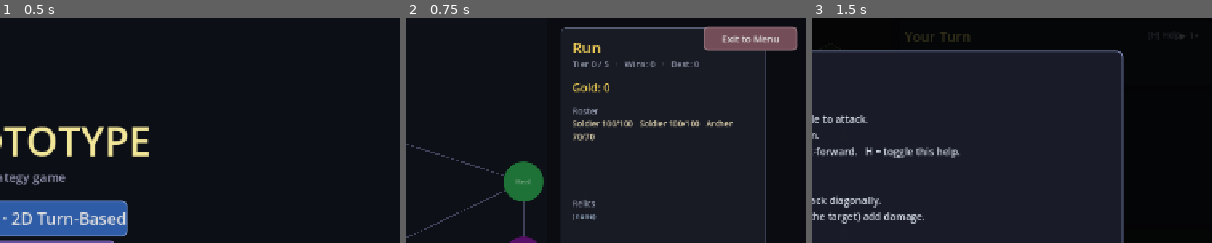
Above: before the commit, frames 1-3 (left to right).
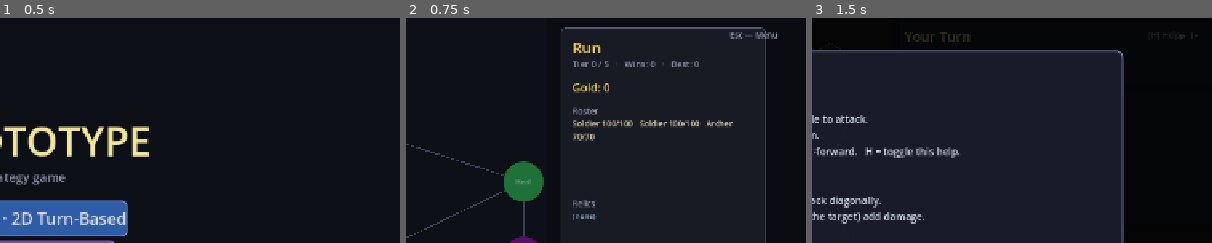
Above: after the commit, the same moments.

Repository: kabuumu/strategy-prototype
Game: Godot game, scene res://src/title/title.tscn
Two runs of this game, one before a commit and one after it. Both use one fixed random seed, a clock stepped at 60 frames per second and the inputs below.
Inputs:
- Up to frame 1 (0.5 s): no input
- Up to frame 2 (0.75 s): click "New Game · 2D Turn-Based" at 0.5 s
- Up to frame 3 (1.5 s): click "Battle" at 1.25 s
The pictures show only the part of the screen within x 49-99%, y 1-51%; the shares and areas given below are measured in that part.

Frame 1 is identical in both runs. In frame 2, 2.6% of the frame differs, in the area x 74-98%, y 3-15%; in frame 3, nothing differs.

Commit message:
Campaign: Esc opens a settings menu with Exit to Menu
Replaces the direct Esc-exits-to-title behavior with a pause/settings
overlay. Esc toggles a dimmed full-screen menu offering "Resume" and
"Exit to Main Menu"; the run is saved on exit so Continue resumes it.
Esc still closes an open shop/unit popup first. The map shows an
"Esc — Menu" hint instead of a standalone exit button.

Co-Authored-By: Claude Opus 4.8 <noreply@anthropic.com>

Diff:
--- a/src/level_select/level_select.gd
+++ b/src/level_select/level_select.gd
@@ -41,6 +41,7 @@
 var _depth_label: Label
 var _node_detail_label: Label
 var _popup: Control = null
+var _settings_overlay: Control = null
 var _shop_relic_offer: String = ""
 
 # Hover preview — built once, shown when the cursor enters a battle node so
@@ -58,9 +59,8 @@
 		GameManager.save_run()
 	else:
 		GameManager.clear_run()
-	# Exit to the main menu (the run is already saved above, so Continue resumes)
-	add_child(UITheme.button("Exit to Menu", Vector2(1108.0, 22.0), Vector2(150.0, 38.0),
-		Color(0.45, 0.30, 0.34), _on_exit_to_menu, 15))
+	# Small hint that Esc opens the menu
+	add_child(UITheme.label("Esc — Menu", 13, UITheme.TEXT_MUTED, Vector2(1150.0, 26.0), Vector2(110.0, 20.0)))
 	_refresh()
 
 func _on_exit_to_menu() -> void:
@@ -70,8 +70,35 @@
 
 func _unhandled_input(event: InputEvent) -> void:
 	if event is InputEventKey and event.pressed and not event.echo and event.keycode == KEY_ESCAPE:
-		if _popup == null:   # don't exit if a popup (shop/unit pick) is open
-			_on_exit_to_menu()
+		# Esc closes a shop/unit popup if open; otherwise toggles the settings menu
+		if _popup != null:
+			return
+		_toggle_settings_menu()
+
+# Pause/settings overlay opened with Esc.
+func _toggle_settings_menu() -> void:
+	if _settings_overlay != null:
+		_settings_overlay.queue_free()
+		_settings_overlay = null
+		return
+	var root := Control.new()
+	root.set_anchors_preset(Control.PRESET_FULL_RECT)
+	root.z_index = 200
+	var dim := ColorRect.new()
+	dim.color = Color(0.0, 0.0, 0.0, 0.6)
+	dim.set_anchors_preset(Control.PRESET_FULL_RECT)
+	dim.mouse_filter = Control.MOUSE_FILTER_STOP   # swallow clicks to the map
+	root.add_child(dim)
+	UITheme.panel(root, Vector2(490.0, 230.0), Vector2(300.0, 260.0))
+	root.add_child(UITheme.label("Menu", 26, UITheme.GOLD, Vector2(610.0, 250.0)))
+	root.add_child(UITheme.button("Resume", Vector2(520.0, 300.0), Vector2(240.0, 50.0),
+		Color(0.20, 0.45, 0.30), _toggle_settings_menu))
+	root.add_child(UITheme.button("Exit to Main Menu", Vector2(520.0, 360.0), Vector2(240.0, 50.0),
+		Color(0.45, 0.30, 0.34), _on_exit_to_menu))
+	root.add_child(UITheme.label("Your run is saved — Continue resumes it.", 12,
+		UITheme.TEXT_MUTED, Vector2(516.0, 428.0), Vector2(250.0, 36.0)))
+	add_child(root)
+	_settings_overlay = root
 
 func _draw() -> void:
 	# Background
